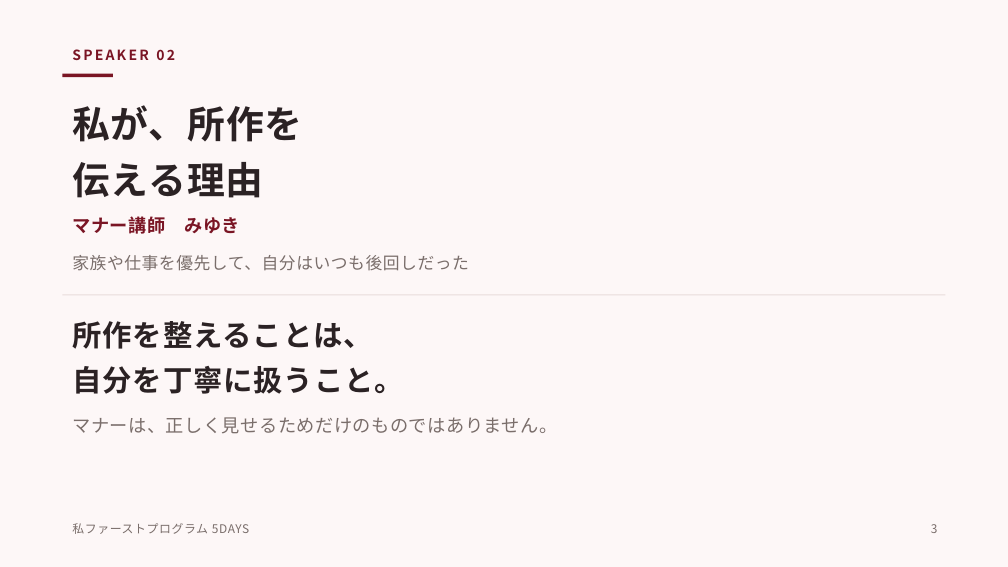
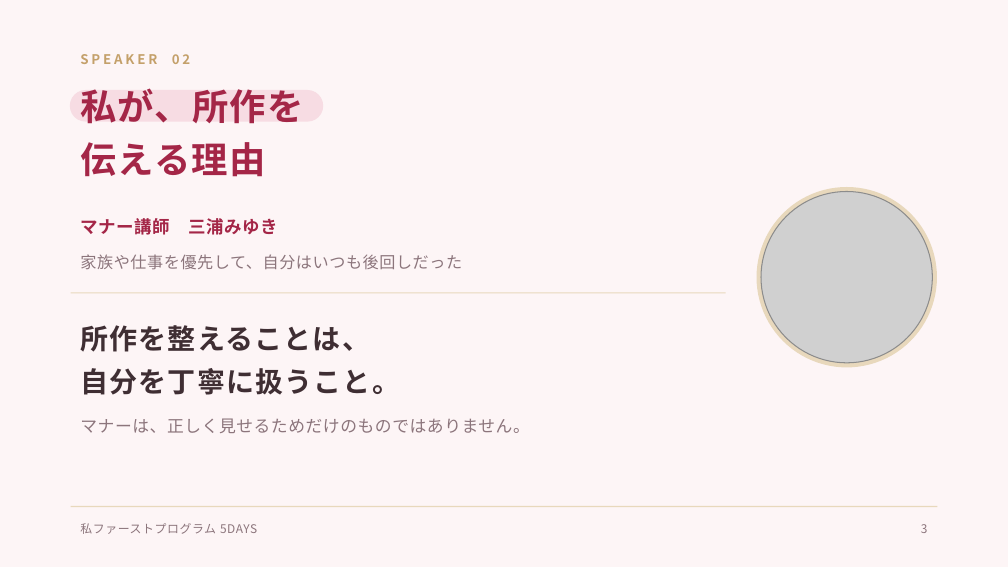
Before and after one commit to shiori0823/shiorin-trainer, a slide deck: slide 3 of jv-5days/deck/5days-kickoff.pptx. Drawn at 1008x567 pixels with LibreOffice and Linux fonts; fonts in the diff are those of the drawing; grey boxes stand for pictures. Boxes give left, top, right and bottom in pixels: in the first picture for what was removed or moved away, otherwise in the second. Text is boxed around its words. In the diff, an @@ line names an element or a change of style, - is before the commit and + after.

```diff
--- a/jv-5days/deck/5days-kickoff.pptx
+++ b/jv-5days/deck/5days-kickoff.pptx
@@ background #FDF7F7 to #FDF5F6 @@
@@ text "SPEAKER 02": place and size @@
-text "SPEAKER 02" at (72,49,175,60)
+text "SPEAKER 02" at (80,54,191,64)
@@ text "SPEAKER 02" at (80,54,191,64): size 10 to 9.5 pt, text colour #7A1524 to #C4A06A, letter spacing 1.6 to 2 pt @@
@@ rectangle removed at (62,74,113,78) @@
@@ text "私が、所作を": place and size @@
-text "私が、所作を" at (72,105,302,198)
+text "私が、所作を" at (80,88,303,177)
@@ text "私が、所作を" at (80,88,303,177): size 27 to 26 pt, text colour #2B2224 to #A42647, letter spacing 0.6 to 0.8 pt; line spacing 40pt to 38pt @@
@@ rounded rectangle added at (71,91,323,121), fill #F7DCE3, outline #F7DCE3 1 pt @@
@@ ellipse added at (756,186,936,367), fill #E8D8BC @@
@@ picture added at (761,192,932,363) @@
@@ text at (80,218,279,235): text changed; size 13 to 12.5 pt; text colour #7A1524 to #A42647 @@
-マナー講師 みゆき
+マナー講師 三浦みゆき
@@ text "家族や仕事を優先して、自分はいつも後回しだった": place and size @@
-text "家族や仕事を優先して、自分はいつも後回しだった" at (72,255,469,271)
+text "家族や仕事を優先して、自分はいつも後回しだった" at (80,254,462,270)
@@ text "家族や仕事を優先して、自分はいつも後回しだった" at (80,254,462,270): size 12 to 11.5 pt, text colour #7A6E6B to #8C757C @@
@@ rectangle: place and size @@
-rectangle at (62,294,946,295)
+rectangle at (71,292,726,293)
@@ rectangle at (71,292,726,293): fill #E8DCDB to #E8D8BC @@
@@ text "所作を整えることは、": place and size @@
-text "所作を整えることは、" at (72,321,404,394)
+text "所作を整えることは、" at (80,325,400,395)
@@ text "所作を整えることは、" at (80,325,400,395): size 21 to 20 pt, text colour #2B2224 to #3F2E33, letter spacing 0.6 to 0.8 pt; line spacing 32pt to 31pt @@
@@ text "マナーは、正しく見せるためだけのものではありません。": place and size @@
-text "マナーは、正しく見せるためだけのものではありません。" at (72,417,557,434)
+text "マナーは、正しく見せるためだけのものではありません。" at (80,418,529,433)
@@ text "マナーは、正しく見せるためだけのものではありません。" at (80,418,529,433): size 13 to 12 pt, text colour #7A6E6B to #8C757C @@
@@ rectangle added at (71,506,937,507), fill #E8D8BC @@
@@ text "私ファーストプログラム 5DAYS" at (80,523,257,534): text colour #7A6E6B to #8C757C @@
@@ text "私ファーストプログラム 5DAYS": place and size @@
-text "私ファーストプログラム 5DAYS" at (72,523,249,534)
+text "私ファーストプログラム 5DAYS" at (80,523,257,534)
@@ text "3": place and size @@
-text "3" at (931,524,938,533)
+text "3" at (921,524,928,533)
@@ text "3" at (921,524,928,533): text colour #7A6E6B to #8C757C @@
```
Also in this commit, not shown: 11 other slides changed, 5 other files.
